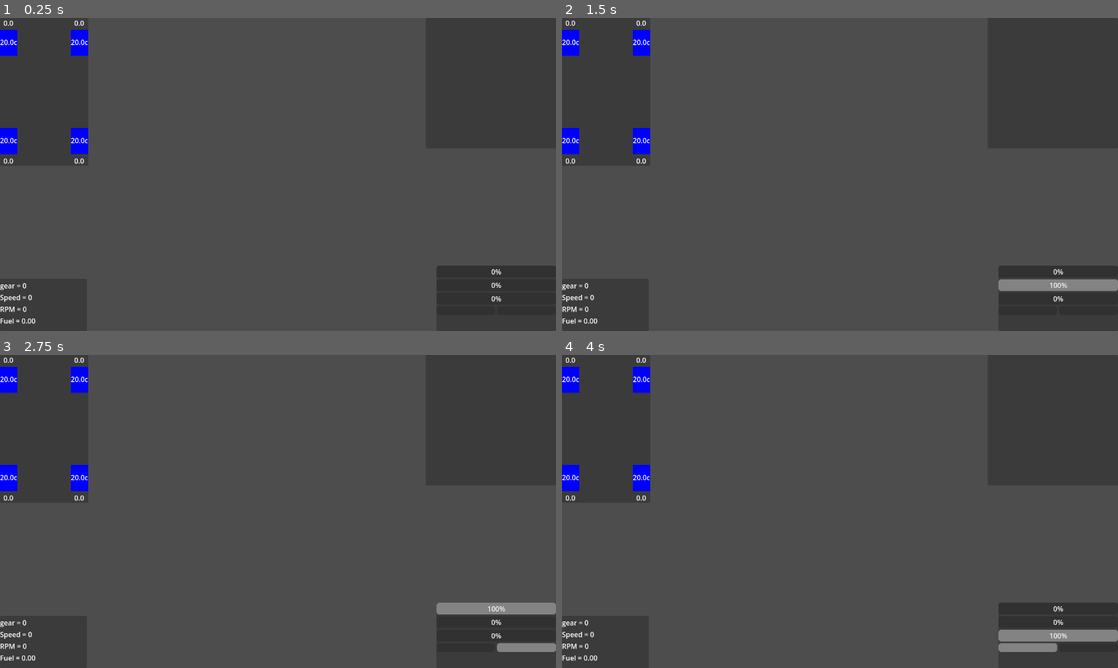
Above: before the commit, frames 1-4 (two rows, left to right).
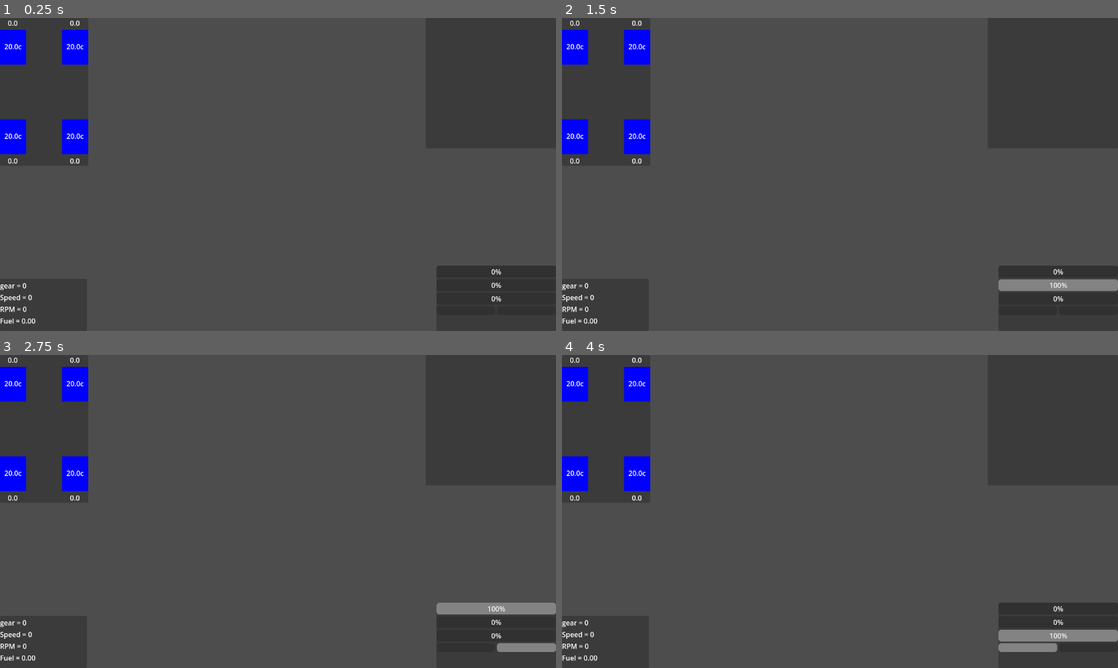
Above: after the commit, the same moments.

Repository: Dechode/Open-Throttle
Game: Godot game, scene res://scenes/gui/gui.tscn
Two runs of this game, one before a commit and one after it. Both use one fixed random seed, a clock stepped at 60 frames per second and the inputs below. This scene is started directly instead of the project's main scene.
Inputs:
- Up to frame 1 (0.25 s): no input
- Up to frame 2 (1.5 s): tap Enter at 0.5 s; hold D (steer_right_secondary) 0.53-1.28 s; hold Tab (change_camera) 0.53-1.28 s; tap Space (handbrake_secondary) at 1.25 s; hold S (brake_secondary) from 1.28 s (still down); tap H (clutch_secondary) at 1.35 s
- Up to frame 3 (2.75 s): tap Enter at 2 s; release S (brake_secondary) at 2.03 s; hold D (steer_right_secondary) from 2.03 s (still down); hold W (throttle_secondary) from 2.03 s (still down)
- Up to frame 4 (4 s): tap Space (handbrake_secondary) at 2.75 s; release D (steer_right_secondary) at 2.78 s; release W (throttle_secondary) at 2.78 s; hold I (shift_up_secondary) 2.78-3.53 s; tap Tab (change_camera) at 2.85 s; tap Enter at 3.5 s; hold A (steer_left_secondary) from 3.53 s (still down); hold H (clutch_secondary) from 3.53 s (still down)

The runs differ from the first frame. In frame 1, 1.4% of the frame differs, in the area x 0-16%, y 0-47%; in frame 2, 1.4%; in frame 3, 1.4%; in frame 4, 1.4%.
Error in both runs: Invalid access to property or key 'rotation' on a base object of type 'Nil'. (res://scenes/gui/tire_data_app/tire_data_circle.gd:55)

Commit message:
Widen tire temperature colorrects

Diff:
--- a/scenes/gui/tire_info_app.tscn
+++ b/scenes/gui/tire_info_app.tscn
@@ -34,7 +34,7 @@
 horizontal_alignment = 1
 
 [node name="TemperatureColor" type="ColorRect" parent="Panel/TireFL"]
-custom_minimum_size = Vector2(0, 60)
+custom_minimum_size = Vector2(60, 80)
 layout_mode = 2
 color = Color(0, 0, 1, 1)
 
@@ -68,7 +68,7 @@
 horizontal_alignment = 1
 
 [node name="TemperatureColor" type="ColorRect" parent="Panel/TireFR"]
-custom_minimum_size = Vector2(0, 60)
+custom_minimum_size = Vector2(60, 80)
 layout_mode = 2
 color = Color(0, 0, 1, 1)
 
@@ -97,7 +97,7 @@
 grow_vertical = 0
 
 [node name="TemperatureColor" type="ColorRect" parent="Panel/TireBL"]
-custom_minimum_size = Vector2(0, 60)
+custom_minimum_size = Vector2(60, 80)
 layout_mode = 2
 color = Color(0, 0, 1, 1)
 
@@ -134,7 +134,7 @@
 grow_vertical = 0
 
 [node name="TemperatureColor" type="ColorRect" parent="Panel/TireBR"]
-custom_minimum_size = Vector2(0, 60)
+custom_minimum_size = Vector2(60, 80)
 layout_mode = 2
 color = Color(0, 0, 1, 1)
 
